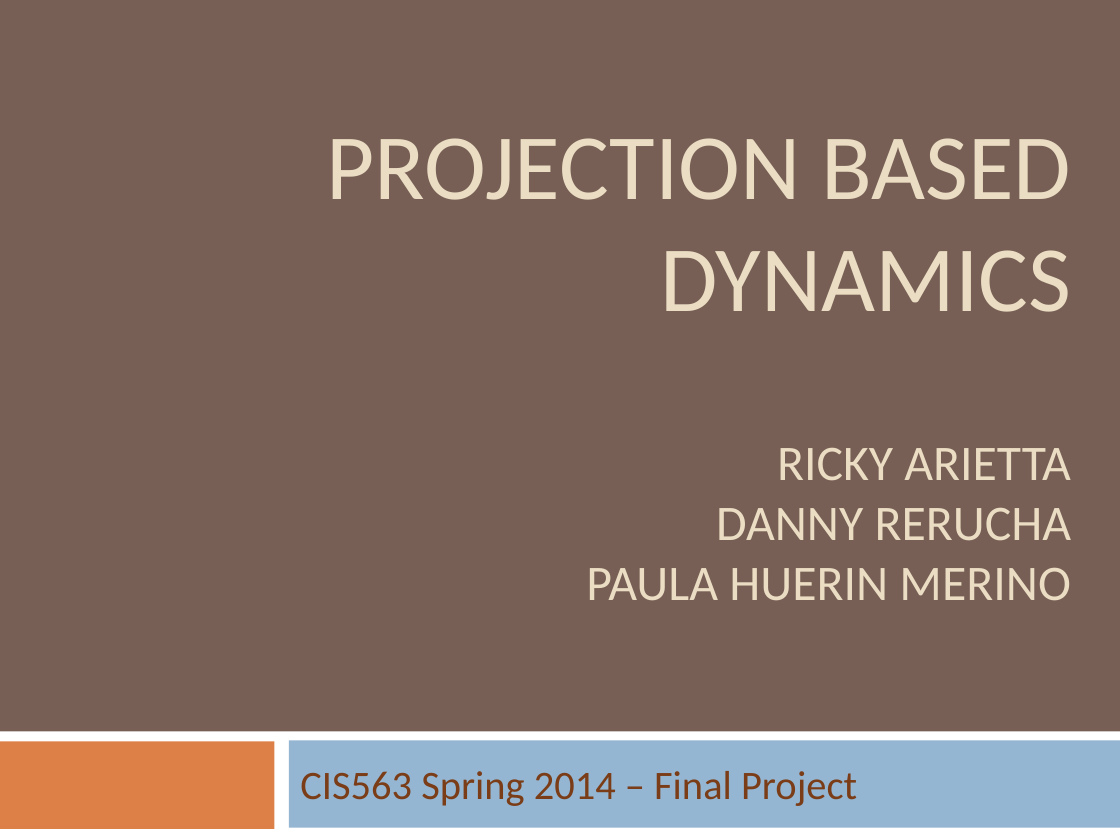
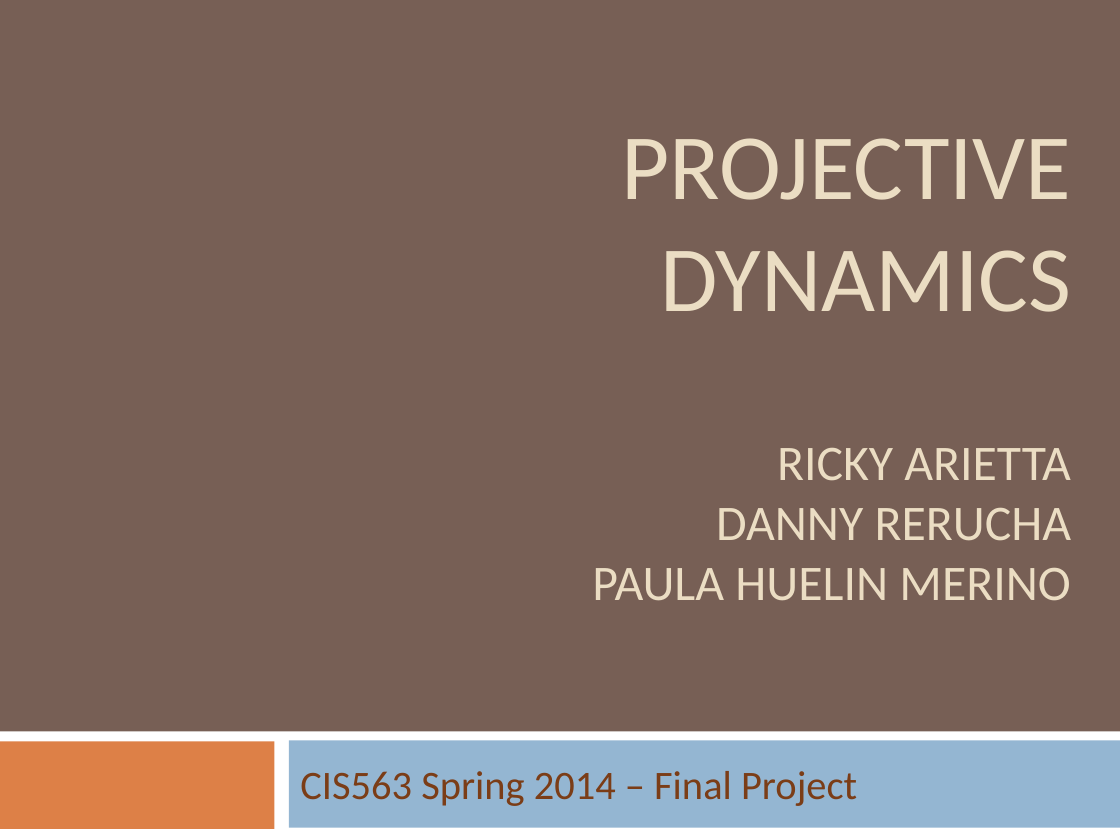
Before and after one commit to rarietta/Projective-Dynamics, a slide deck: slide 1 of Final_Presentation.pptx. Drawn at 1120x840 pixels with LibreOffice and Linux fonts; fonts in the diff are those of the drawing. Boxes give left, top, right and bottom in pixels: in the first picture for what was removed or moved away, otherwise in the second. Text is boxed around its words. In the diff, an @@ line names an element or a change of style, - is before the commit and + after.

```diff
--- a/Final_Presentation.pptx
+++ b/Final_Presentation.pptx
@@ title at bbox=[592, 138, 1072, 601]: text changed @@
-PROJECTION BASED DYNAMICS
-RICKY ARIETTA
-DANNY RERUCHA
-PAULA HUERIN MERINO
+PROJECTIVE DYNAMICS
+RICKY ARIETTA
+DANNY RERUCHA
+PAULA HUELIN MERINO
```
Also in this commit, not shown: 1 other slide changed, 1 slide added, 1 slide removed, 7 other files.
